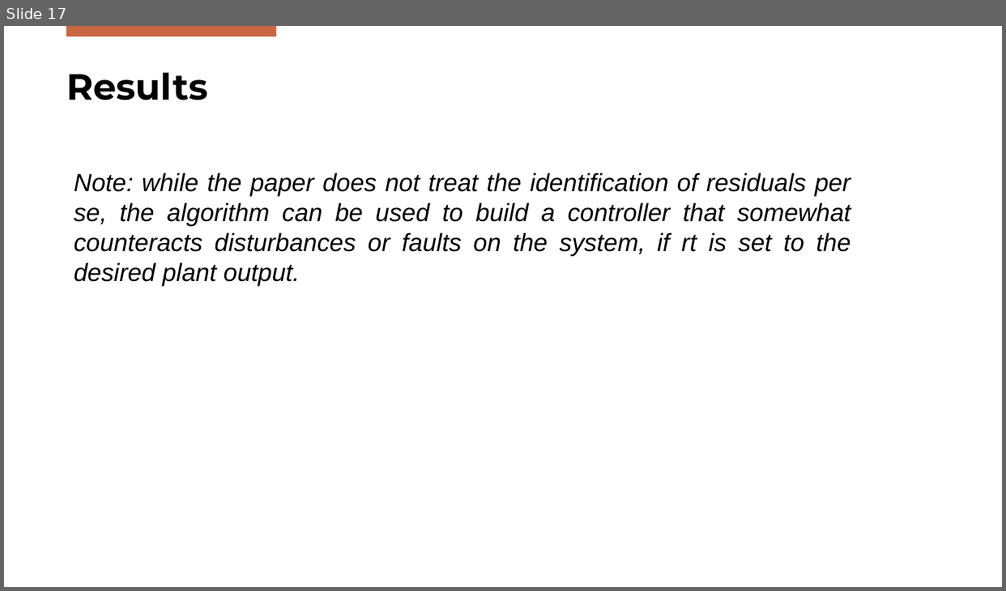
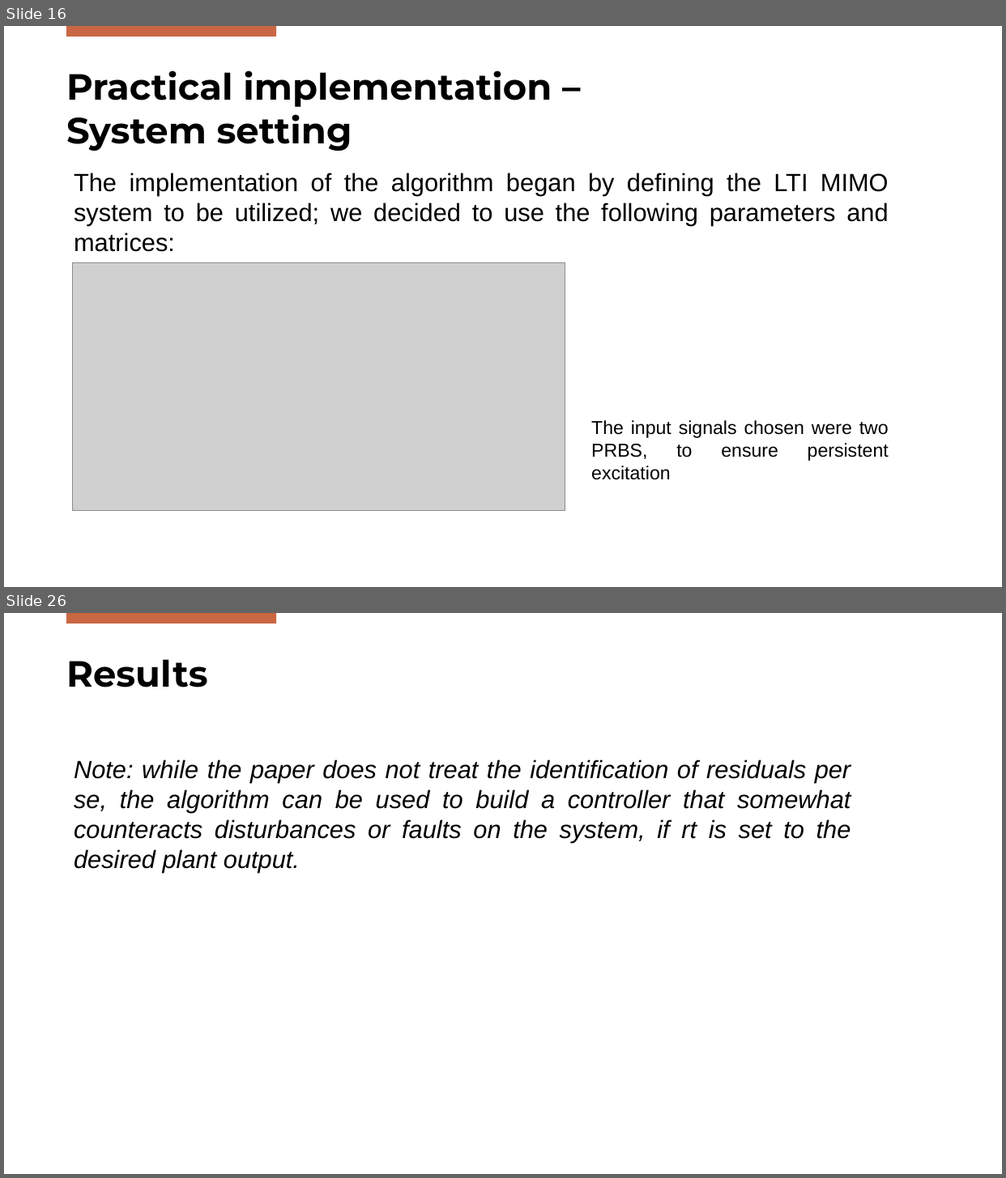
Before and after one commit to Gabriele-Mazzoleni/Progetto_ALES_aa_2025_2026, a slide deck: SPC_Presentation.pptx. Shown one above the other, each under a label of ours: slide 17 before the commit, slides 16 and 26 after it; the slides between them are not shown. The pictures are 1006x591 and 1006x1178 pixels, drawn with LibreOffice and Linux fonts; fonts in the diff are those of the drawing; grey boxes stand for pictures; background and template pictures are left out. Boxes give left, top, right and bottom in pixels: in the first picture for what was removed or moved away, otherwise in the second. Text is boxed around its words. In the diff, an @@ line names an element or a change of style, - is before the commit and + after.

Commit message:
updates to presentation

```diff
--- a/SPC_Presentation.pptx
+++ b/SPC_Presentation.pptx
@@ slide 16 added at bbox=[4, 26, 1002, 587], background #FFFFFF; not listed: 1 template element that a slide beside it also shows @@
@@ title added at bbox=[66, 71, 552, 151], 35 pt, text #000000, bold @@
+Practical implementation –
+System setting
@@ text added at bbox=[74, 173, 889, 252], 24 pt, text #000000 @@
+The implementation of the algorithm began by defining the LTI MIMO system to be utilized; we decided to use the following parameters and matrices:
@@ picture added at bbox=[73, 263, 565, 512] @@
@@ text added at bbox=[591, 420, 889, 480], 18 pt, text #000000 @@
+The input signals chosen were two PRBS, to ensure persistent excitation
@@ what was slide 17 is now slide 26 @@
```
Also in this commit, not shown: 9 other slides added, 1 slide removed, 7 other files.
